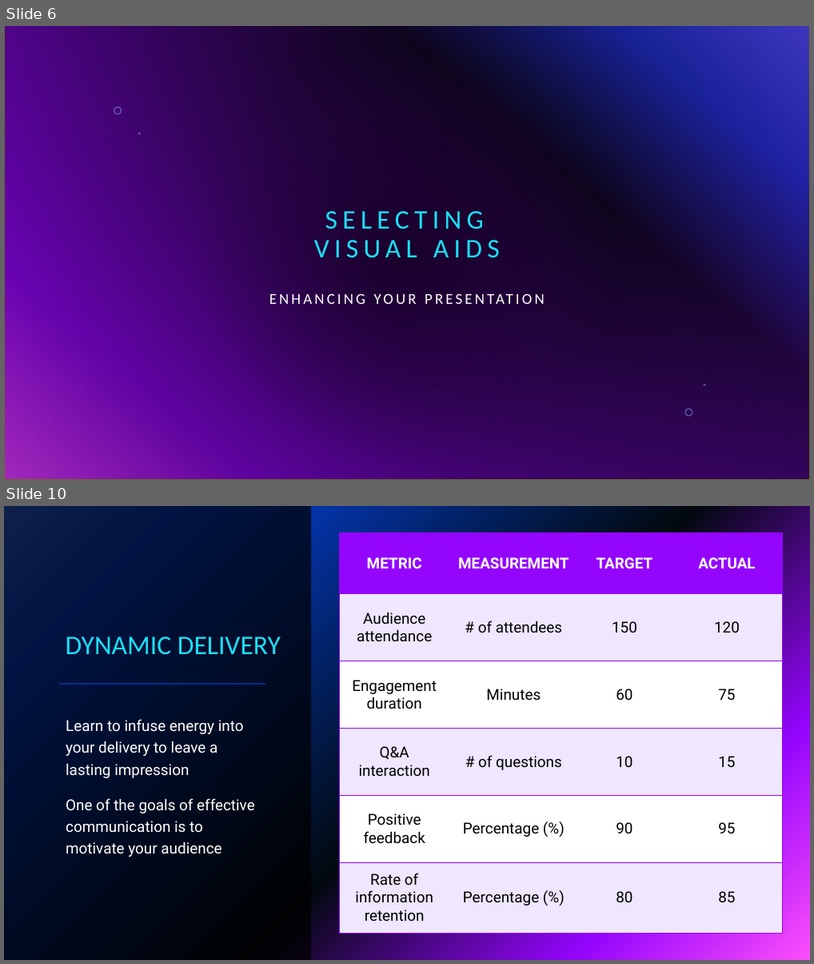
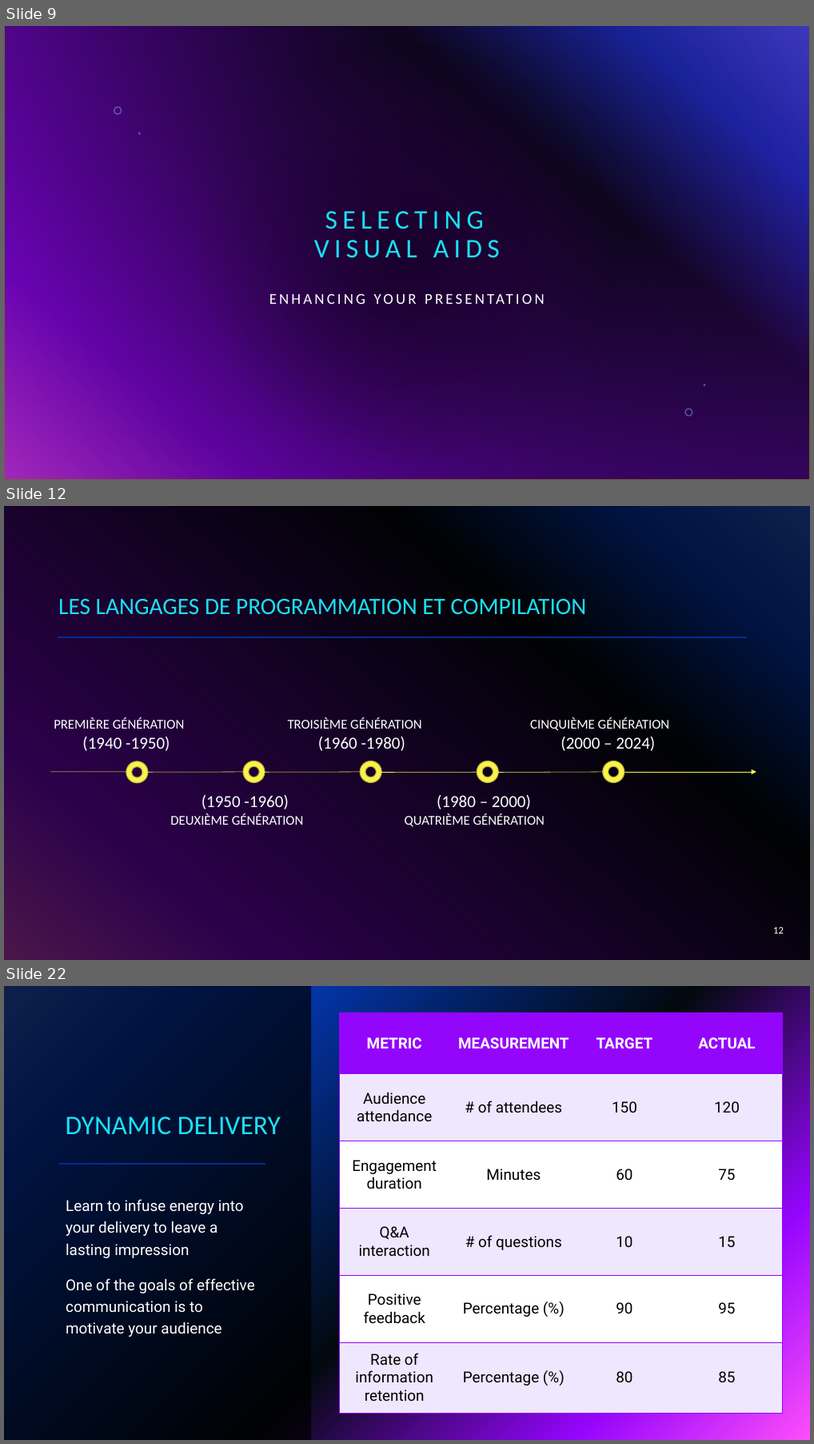
Before and after one commit to Firasss000/TLC, a slide deck: Theorie des langages.pptx. Shown one above the other, each under a label of ours: slides 6 and 10 before the commit, slides 9, 12 and 22 after it; the slides between them are not shown. The pictures are 814x964 and 814x1444 pixels, drawn with LibreOffice and Linux fonts; fonts in the diff are those of the drawing; background and template pictures are left out. Boxes give left, top, right and bottom in pixels: in the first picture for what was removed or moved away, otherwise in the second. Text is boxed around its words. In the diff, an @@ line names an element or a change of style, - is before the commit and + after.

```diff
--- a/Theorie des langages.pptx
+++ b/Theorie des langages.pptx
@@ slide 12 added at bbox=[4, 506, 810, 960], background gradient #316CFC to #0343DF to #02090E to #9405FC to #FC4EFB @@
@@ rectangle added at bbox=[4, 506, 810, 960], fill #000000 at 70% opacity @@
@@ title added at bbox=[58, 599, 587, 615], 28 pt, text #1CDFF5 @@
+LES LANGAGES DE PROGRAMMATION ET COMPILATION
@@ line added from (58, 637) to (748, 637), #9405FC 2 pt @@
@@ group added at bbox=[50, 718, 757, 827]: 10 texts, 5 donuts, 5 lines, 1 arrow @@
+(1940 -1950)
+(1950 -1960)
+(1960 -1980)
+(1980 – 2000)
+(2000 – 2024)
+TROISIÈME GÉNÉRATION
+PREMIÈRE GÉNÉRATION
+CINQUIÈME GÉNÉRATION
+DEUXIÈME GÉNÉRATION
+QUATRIÈME GÉNÉRATION
@@ page number added at bbox=[774, 927, 784, 933], 12 pt, text #FFFFFF @@
+12
@@ what was slide 6 is now slide 9 @@
@@ what was slide 10 is now slide 22 @@
```
Also in this commit, not shown: 17 other slides added, 8 slides removed.
